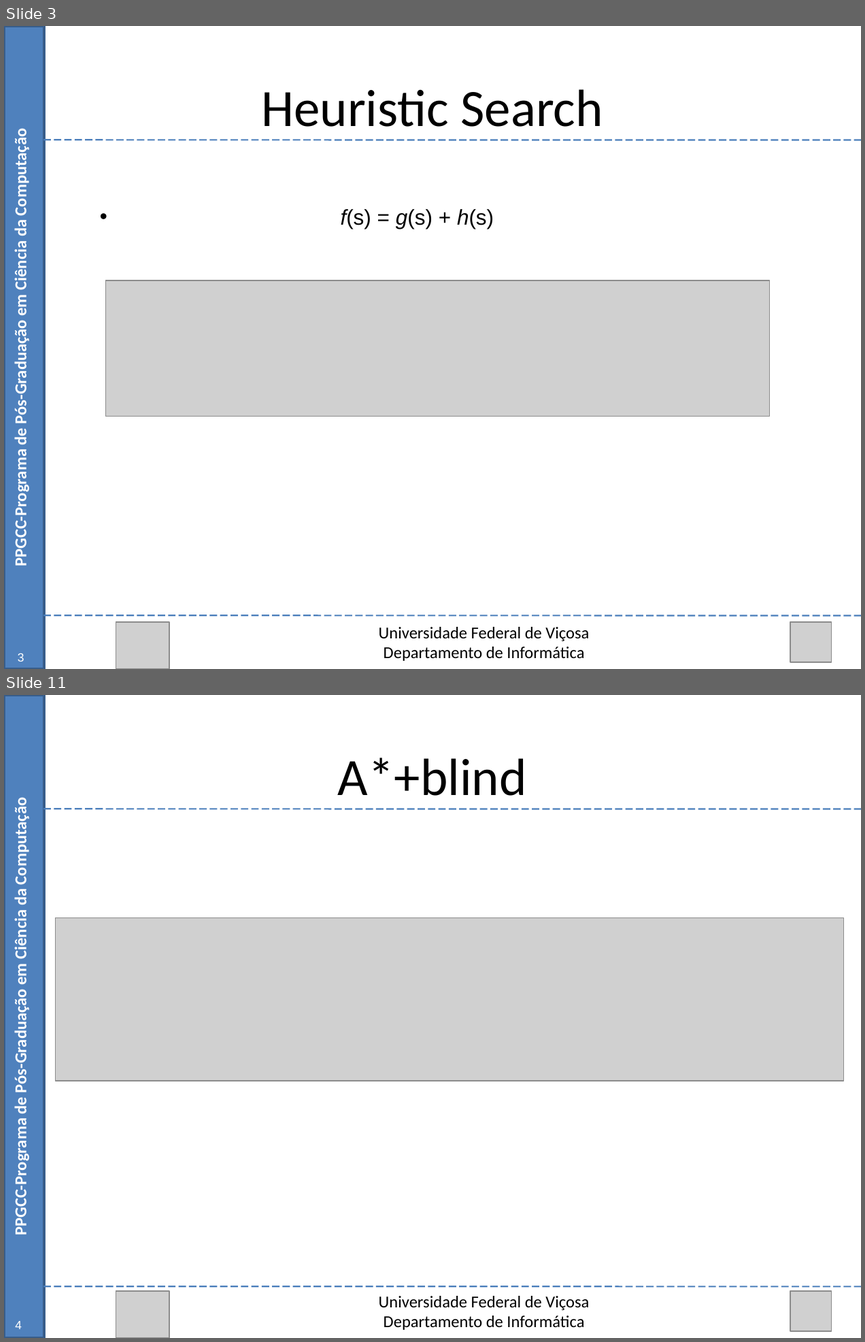
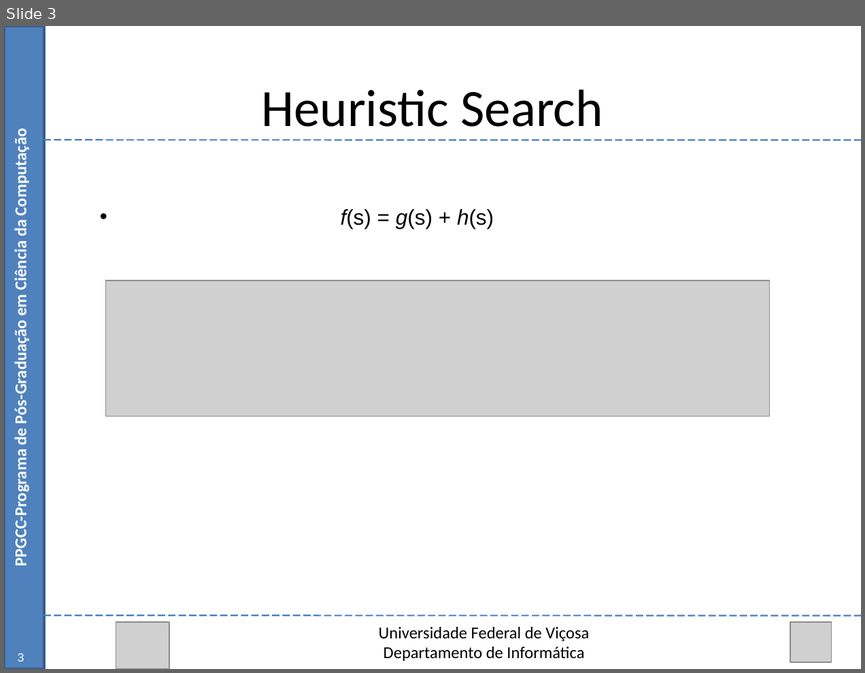
Before and after one commit to Marvinsky/research-marvin, a slide deck: latex/odp/dissertation_v5.odp. Shown one above the other, each under a label of ours: slides 3 and 11 before the commit, slide 3 after it; the slides between them are not shown. The pictures are 865x1342 and 865x673 pixels, drawn with LibreOffice and Linux fonts; fonts in the diff are those of the drawing; grey boxes stand for pictures. Boxes give left, top, right and bottom in pixels: in the first picture for what was removed or moved away, otherwise in the second. Text is boxed around its words. In the diff, an @@ line names an element or a change of style, - is before the commit and + after.

```diff
--- a/latex/odp/dissertation_v5.odp
+++ b/latex/odp/dissertation_v5.odp
@@ slide 11 removed at (x1=4, y1=695, x2=861, y2=1338), background #FFFFFF @@
@@ rectangle removed at (x1=4, y1=695, x2=44, y2=1338) @@
@@ text removed at (x1=338, y1=758, x2=527, y2=796) @@
-A*+blind
@@ text removed at (x1=11, y1=807, x2=31, y2=1232) @@
-PPGCC-Programa de Pós-Graduação em Ciência da Computação
@@ line removed from (44, 809) to (861, 809) @@
@@ picture removed at (x1=56, y1=918, x2=844, y2=1081) @@
@@ line removed from (44, 1286) to (861, 1286) @@
@@ picture removed at (x1=116, y1=1291, x2=169, y2=1338) @@
@@ text removed at (x1=379, y1=1295, x2=589, y2=1329) @@
-Universidade Federal de Viçosa
-Departamento de Informática
@@ picture removed at (x1=789, y1=1291, x2=831, y2=1331) @@
@@ text removed at (x1=15, y1=1321, x2=22, y2=1329) @@
-4
```
Also in this commit, not shown: 13 slides changed, 3 other slides removed.
